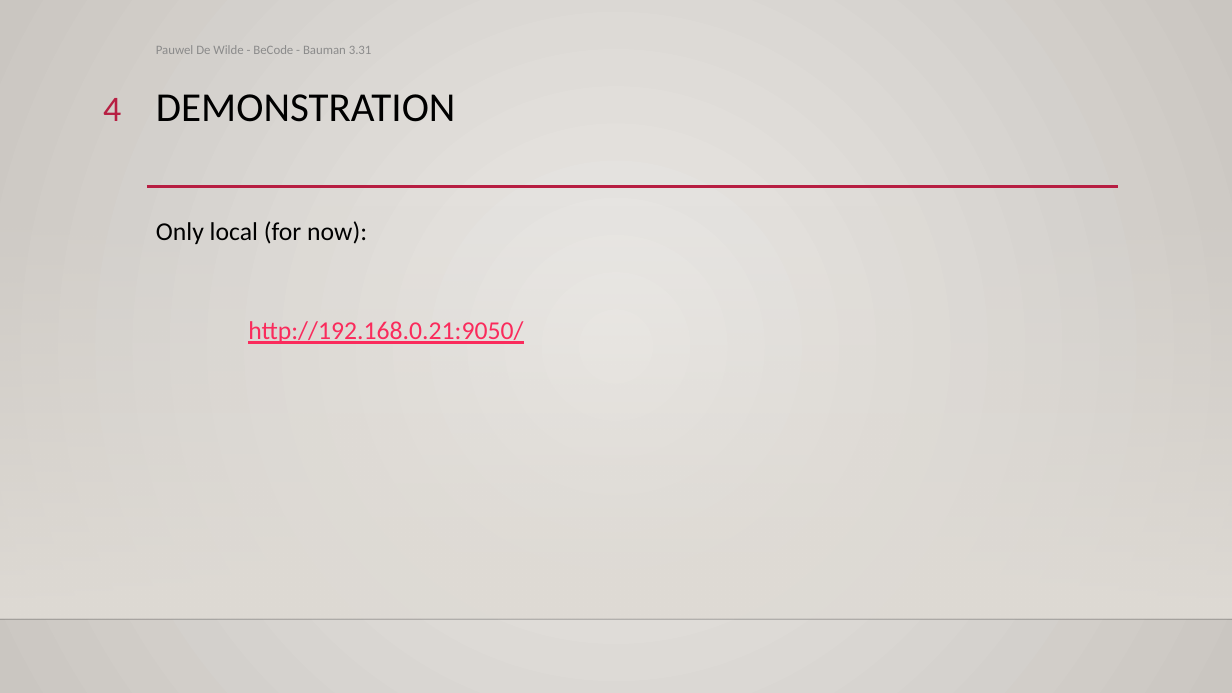
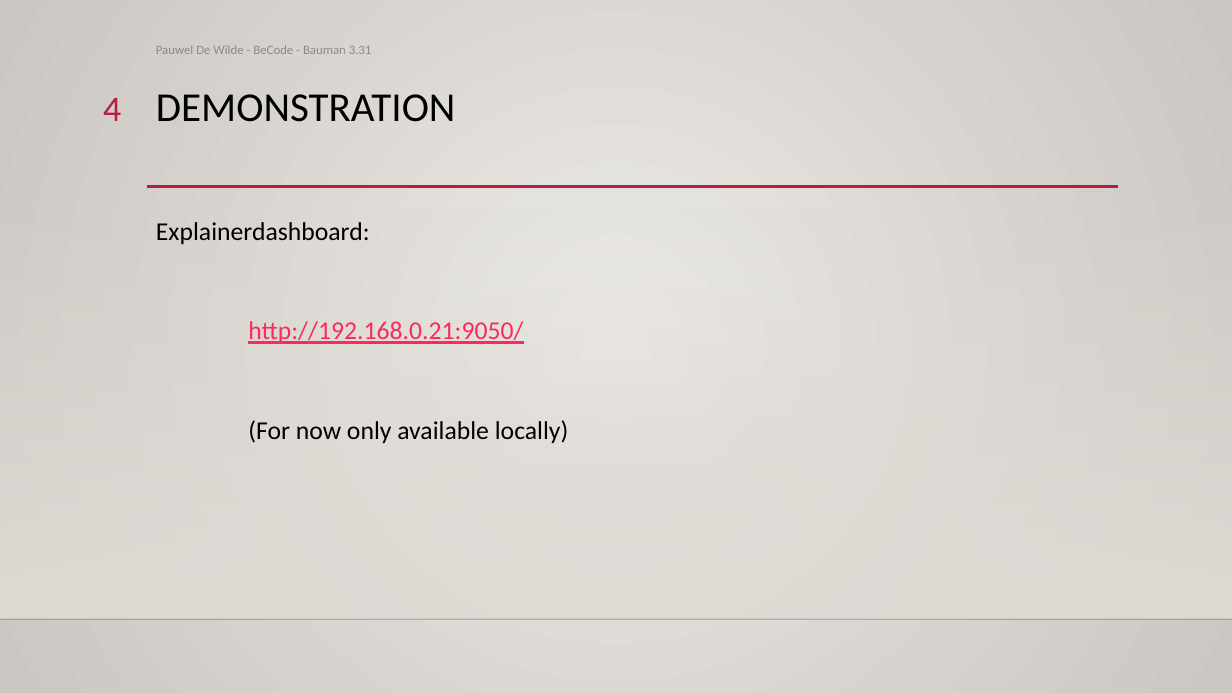
Before and after one commit to Pauwel1/Churn_Deployment, a slide deck: slide 4 of Bank Churners Demo.pptx. Drawn at 1232x693 pixels with LibreOffice and Linux fonts; fonts in the diff are those of the drawing; background and template pictures are left out. Boxes give left, top, right and bottom in pixels: in the first picture for what was removed or moved away, otherwise in the second. Text is boxed around its words. In the diff, an @@ line names an element or a change of style, - is before the commit and + after.

```diff
--- a/Bank Churners Demo.pptx
+++ b/Bank Churners Demo.pptx
@@ text at (156, 222, 370, 244): text changed @@
-Only local (for now):
+Explainerdashboard:
@@ text at (248, 420, 569, 443): paragraph added @@
+(For now only available locally)
```
Also in this commit, not shown: 2 other slides changed, 2 slides added, 1 other file.
